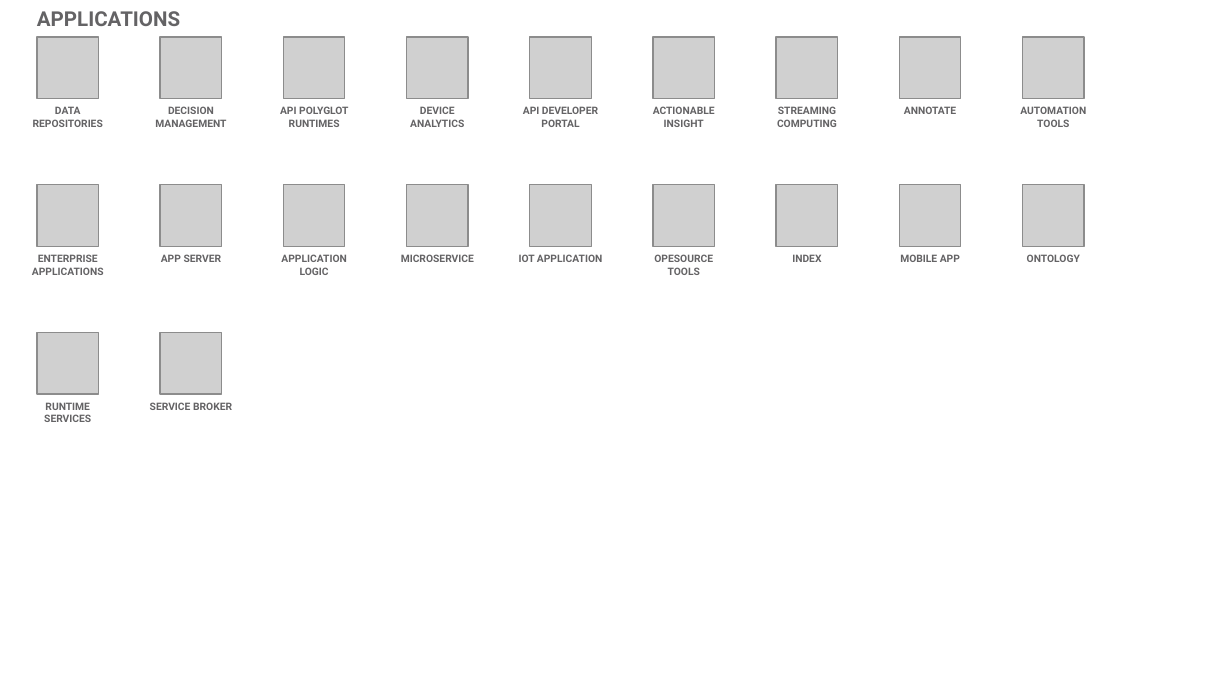
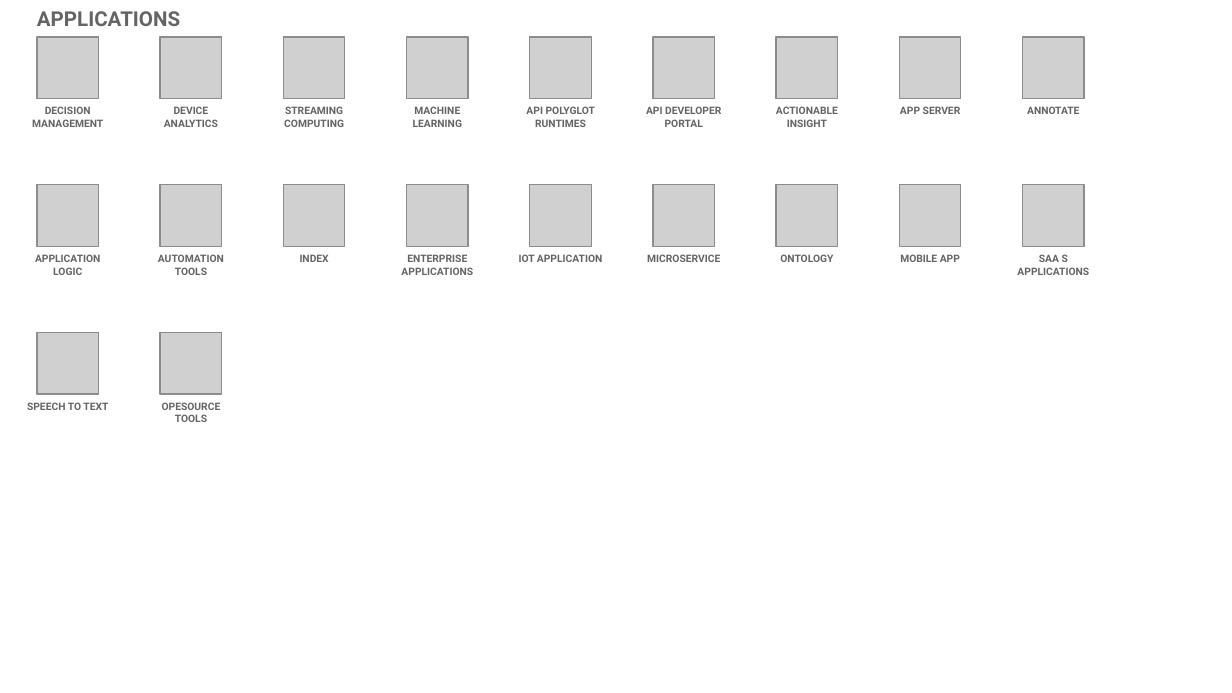
Before and after one commit to l2fprod/myarchitecture, a slide deck: slide 13 of mycatalog-architecture-diagram-template.pptx. Drawn at 1232x693 pixels with LibreOffice and Linux fonts; fonts in the diff are those of the drawing; grey boxes stand for pictures. Boxes give left, top, right and bottom in pixels: in the first picture for what was removed or moved away, otherwise in the second. Text is boxed around its words. In the diff, an @@ line names an element or a change of style, - is before the commit and + after.

```diff
--- a/mycatalog-architecture-diagram-template.pptx
+++ b/mycatalog-architecture-diagram-template.pptx
@@ text "DECISION MANAGEMENT": place and size @@
-text "DECISION MANAGEMENT" at [155,106,226,127]
+text "DECISION MANAGEMENT" at [32,106,103,127]
@@ text removed at [33,106,103,127] @@
-DATA REPOSITORIES
@@ text added at [164,106,218,127], 6 pt, text #646365, bold @@
+DEVICE ANALYTICS
@@ text at [284,106,344,127]: text changed @@
-API POLYGLOT RUNTIMES
+STREAMING COMPUTING
@@ text at [413,106,462,127]: text changed @@
-DEVICE ANALYTICS
+MACHINE LEARNING
@@ text added at [526,106,595,127], 6 pt, text #646365, bold @@
+API POLYGLOT RUNTIMES
@@ 3 texts: place and size @@
-3 texts at [523,106,956,127]
+3 texts at [646,106,1079,127]
@@ text removed at [777,106,837,127] @@
-STREAMING COMPUTING
@@ text added at [900,106,961,114], 6 pt, text #646365, bold @@
+APP SERVER
@@ text removed at [1020,106,1086,127] @@
-AUTOMATION TOOLS
@@ text at [35,254,100,275]: text changed @@
-ENTERPRISE APPLICATIONS
+APPLICATION LOGIC
@@ text at [158,254,224,275]: text changed @@
-APP SERVER
+AUTOMATION TOOLS
@@ text at [300,254,329,262]: text changed @@
-APPLICATION LOGIC
+INDEX
@@ text at [401,254,473,275]: text changed @@
-MICROSERVICE
+ENTERPRISE APPLICATIONS
@@ text at [647,254,720,262]: text changed @@
-OPESOURCE TOOLS
+MICROSERVICE
@@ text at [780,254,833,262]: text changed @@
-INDEX
+ONTOLOGY
@@ text at [1017,254,1089,275]: text changed @@
-ONTOLOGY
+SAA S APPLICATIONS
@@ text at [27,402,108,410]: text changed @@
-RUNTIME SERVICES
+SPEECH TO TEXT
@@ text at [162,402,221,422]: text changed @@
-SERVICE BROKER
+OPESOURCE TOOLS
```
Also in this commit, not shown: 16 other slides changed, 1 slide added, 1 slide removed.
